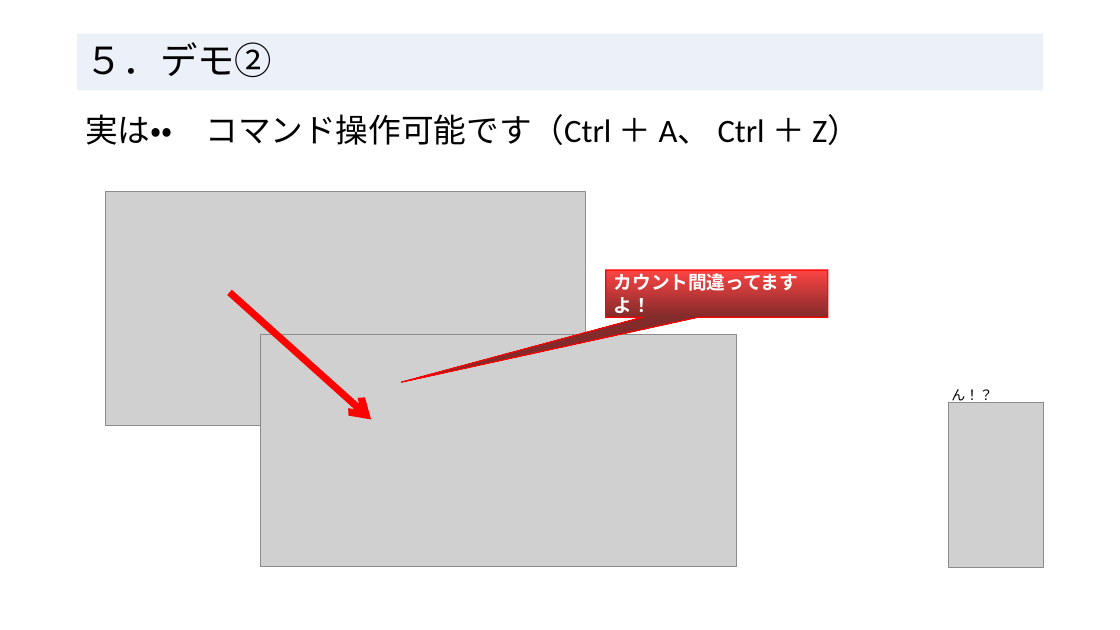
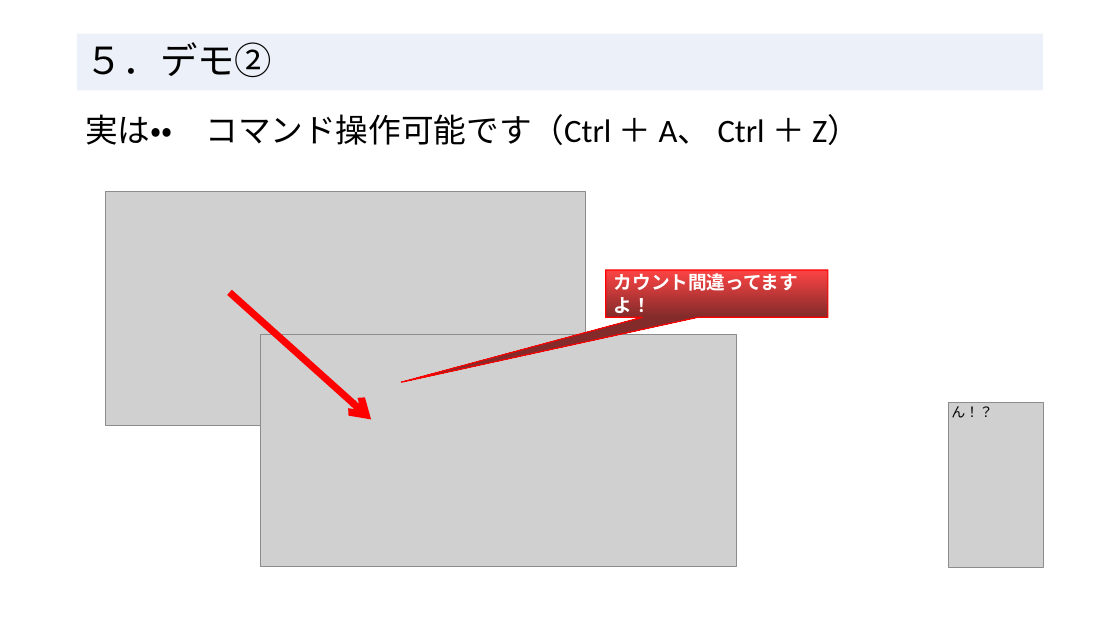
Before and after one commit to RyotoKuroki/QualityDependsOnDataApplication, a slide deck: slide 7 of 処理依存よりデータ依存_エンジニアの輪20250215.pptx. Drawn at 1120x630 pixels with LibreOffice and Linux fonts; fonts in the diff are those of the drawing; grey boxes stand for pictures. Boxes give left, top, right and bottom in pixels: in the first picture for what was removed or moved away, otherwise in the second. Text is boxed around its words. In the diff, an @@ line names an element or a change of style, - is before the commit and + after.

```diff
--- a/処理依存よりデータ依存_エンジニアの輪20250215.pptx
+++ b/処理依存よりデータ依存_エンジニアの輪20250215.pptx
@@ text "ん！？" moved from (x1=951, y1=389, x2=993, y2=404) to (x1=951, y1=406, x2=993, y2=418) @@
```
Also in this commit, not shown: 7 other slides changed, 1 slide added.
